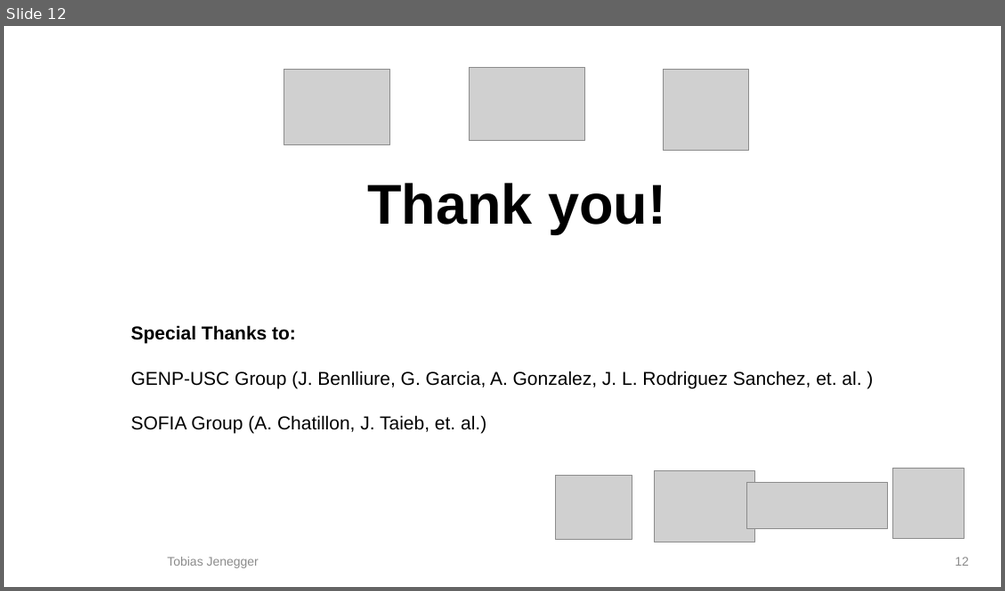
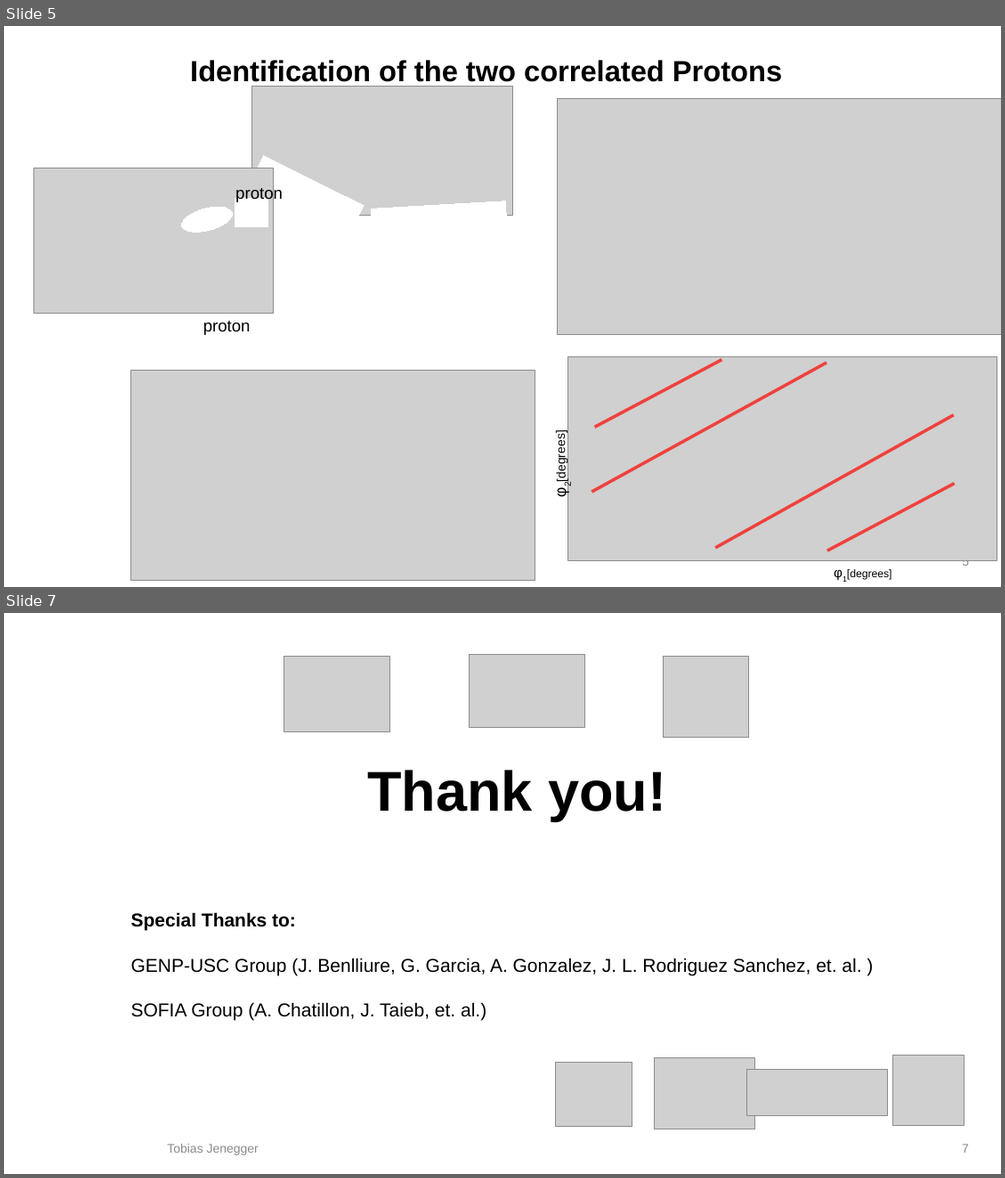
Before and after one commit to jenegger/r3bweek_2022, a slide deck: r3b_pres_2022.odp. Shown one above the other, each under a label of ours: slide 12 before the commit, slides 5 and 7 after it; the slides between them are not shown. The pictures are 1005x591 and 1005x1178 pixels, drawn with LibreOffice and Linux fonts; fonts in the diff are those of the drawing; grey boxes stand for pictures; background and template pictures are left out. Boxes give left, top, right and bottom in pixels: in the first picture for what was removed or moved away, otherwise in the second. Text is boxed around its words. In the diff, an @@ line names an element or a change of style, - is before the commit and + after.

```diff
--- a/r3b_pres_2022.odp
+++ b/r3b_pres_2022.odp
@@ slide 5 added at <box>4,26,1001,587</box>, background #FFFFFF @@
@@ text added at <box>190,60,782,82</box>, 28 pt, text #000000, bold @@
+Identification of the two correlated Protons
@@ picture added at <box>251,86,512,216</box> @@
@@ picture added at <box>558,99,1001,334</box> @@
@@ rectangle added at <box>240,156,364,252</box>, fill #FFFFFF, outline #FFFFFF 0 pt @@
@@ rectangle added at <box>371,200,506,224</box>, fill #FFFFFF, outline #FFFFFF 0 pt @@
@@ group added at <box>33,168,283,335</box>: 2 rectangles, 2 texts, 1 picture, 1 ellipse @@
+proton
+proton
@@ picture added at <box>131,370,535,580</box> @@
@@ picture added at <box>568,356,997,560</box> @@
@@ line added from (591, 491) to (826, 362), #EF413D 3 pt @@
@@ line added from (595, 426) to (722, 360), #EF413D 3 pt @@
@@ line added from (715, 548) to (954, 415), #EF413D 3 pt @@
@@ text added at <box>554,435,568,481</box>, 12 pt, text #000000 @@
+φ2[degrees]
@@ line added from (827, 550) to (955, 483), #EF413D 3 pt @@
@@ text added at <box>847,569,892,580</box>, 10.5 pt, text #000000 @@
+φ1[degrees]
@@ page number added at <box>962,560,969,569</box>, 12 pt, text #8B8B8B @@
+5
@@ what was slide 12 is now slide 7 @@
@@ page number at <box>962,1143,969,1152</box>: text changed @@
-12
+7
```
Also in this commit, not shown: 4 other slides added, 10 slides removed.
